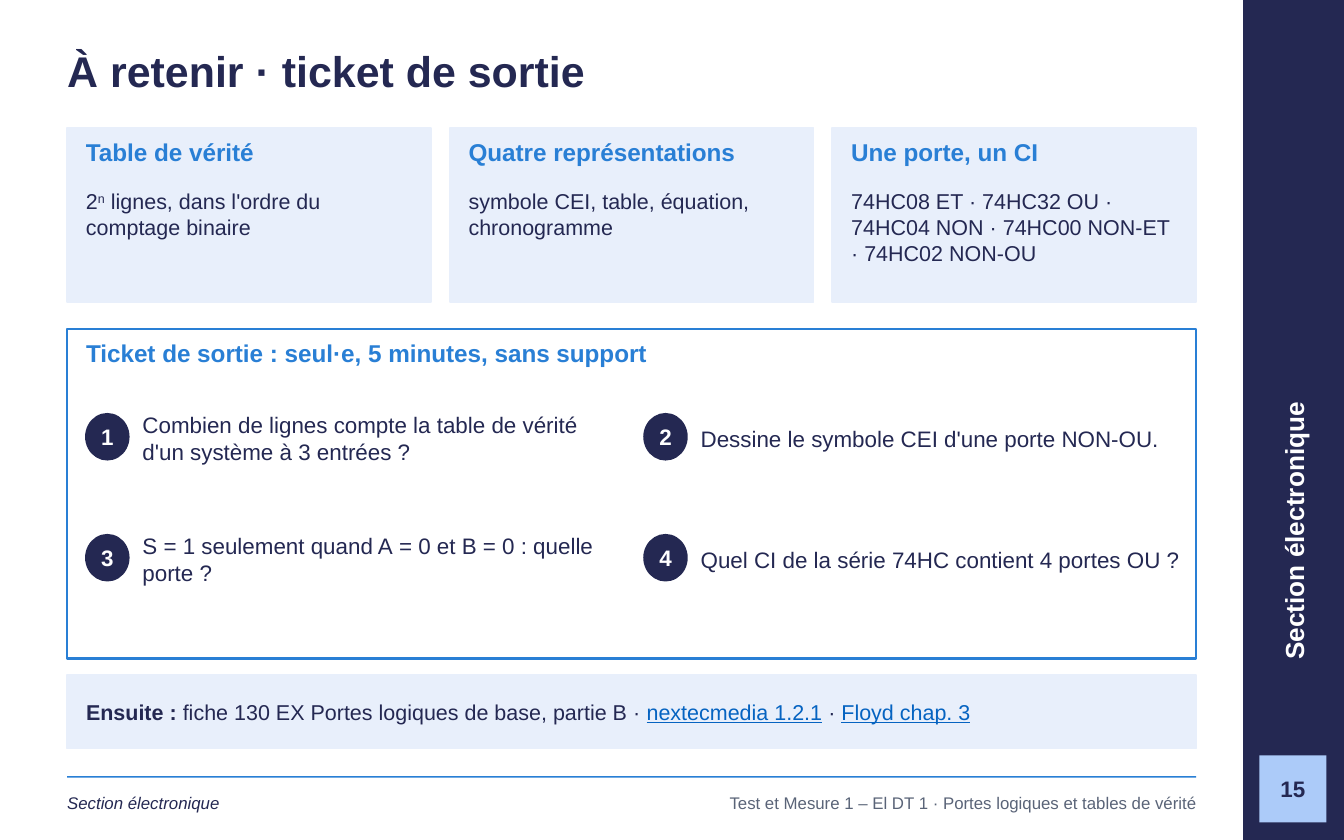
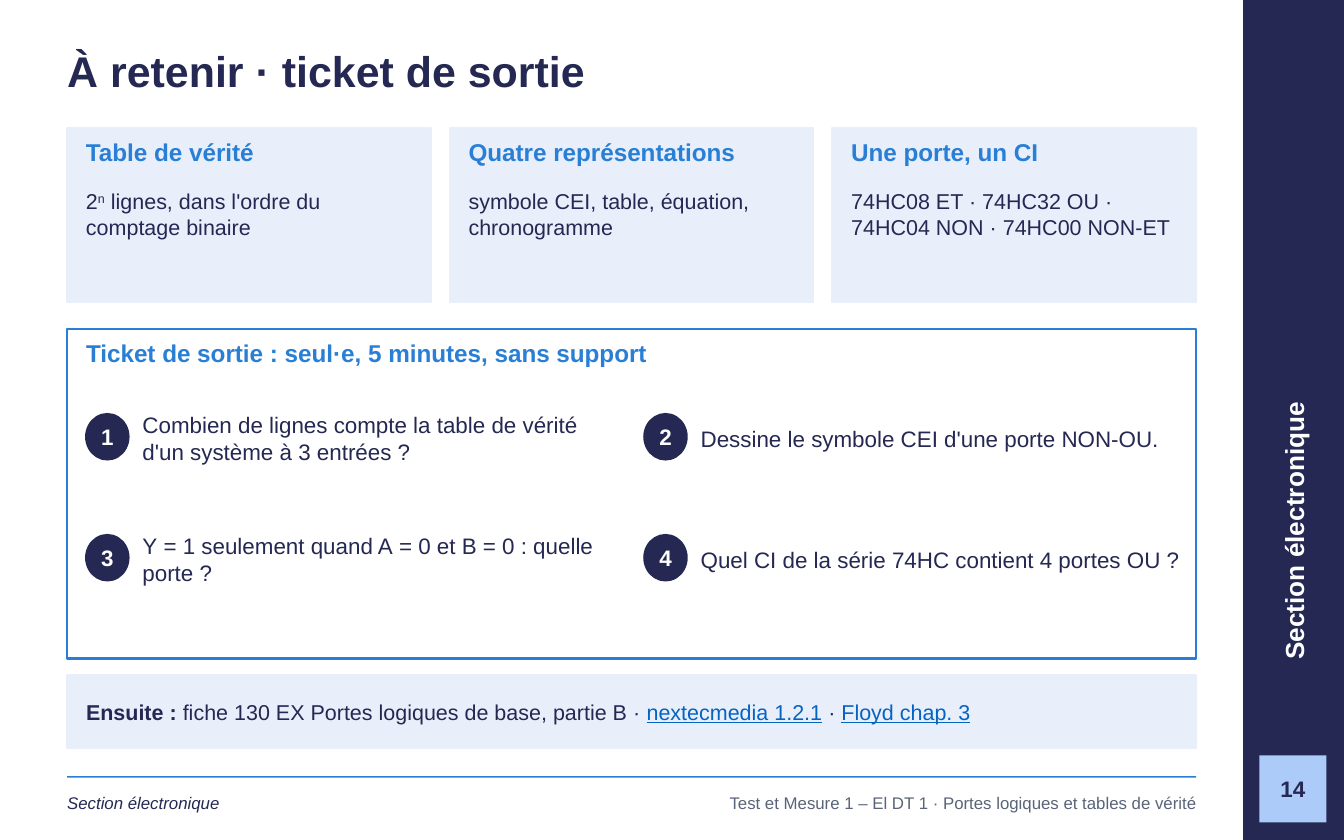
Before and after one commit to GlemoineETML/cours-etml, a slide deck: slide 14 of reference/tm1/semaine-1/120 Portes logiques et tables de vérité.pptx (slide 15 before the commit). Drawn at 1344x840 pixels with LibreOffice and Linux fonts; fonts in the diff are those of the drawing; background and template pictures are left out. Boxes give left, top, right and bottom in pixels: in the first picture for what was removed or moved away, otherwise in the second. Text is boxed around its words. In the diff, an @@ line names an element or a change of style, - is before the commit and + after.

```diff
--- a/reference/tm1/semaine-1/120 Portes logiques et tables de vérité.pptx
+++ b/reference/tm1/semaine-1/120 Portes logiques et tables de vérité.pptx
@@ text at <box>851,194,1170,235</box>: text changed @@
-74HC08 ET · 74HC32 OU · 74HC04 NON · 74HC00 NON‑ET · 74HC02 NON‑OU
+74HC08 ET · 74HC32 OU · 74HC04 NON · 74HC00 NON‑ET
@@ text at <box>142,537,593,586</box>: text changed @@
-S = 1 seulement quand A = 0 et B = 0 : quelle porte ?
+Y = 1 seulement quand A = 0 et B = 0 : quelle porte ?
@@ page number at <box>1280,781,1305,797</box>: text changed @@
-15
+14
```
Also in this commit, not shown: 16 other slides changed, 1 slide removed, 4 other files.
